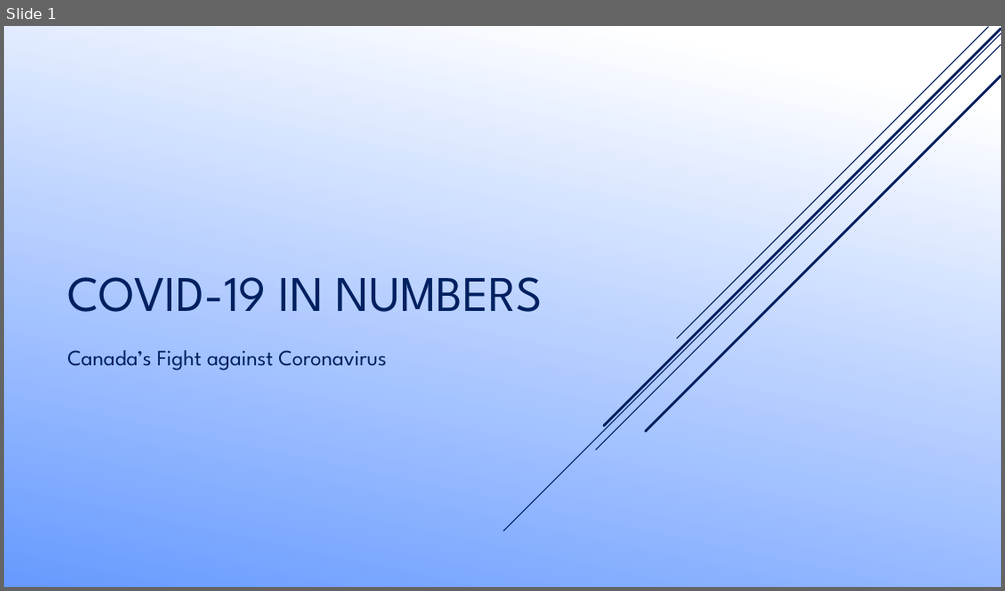
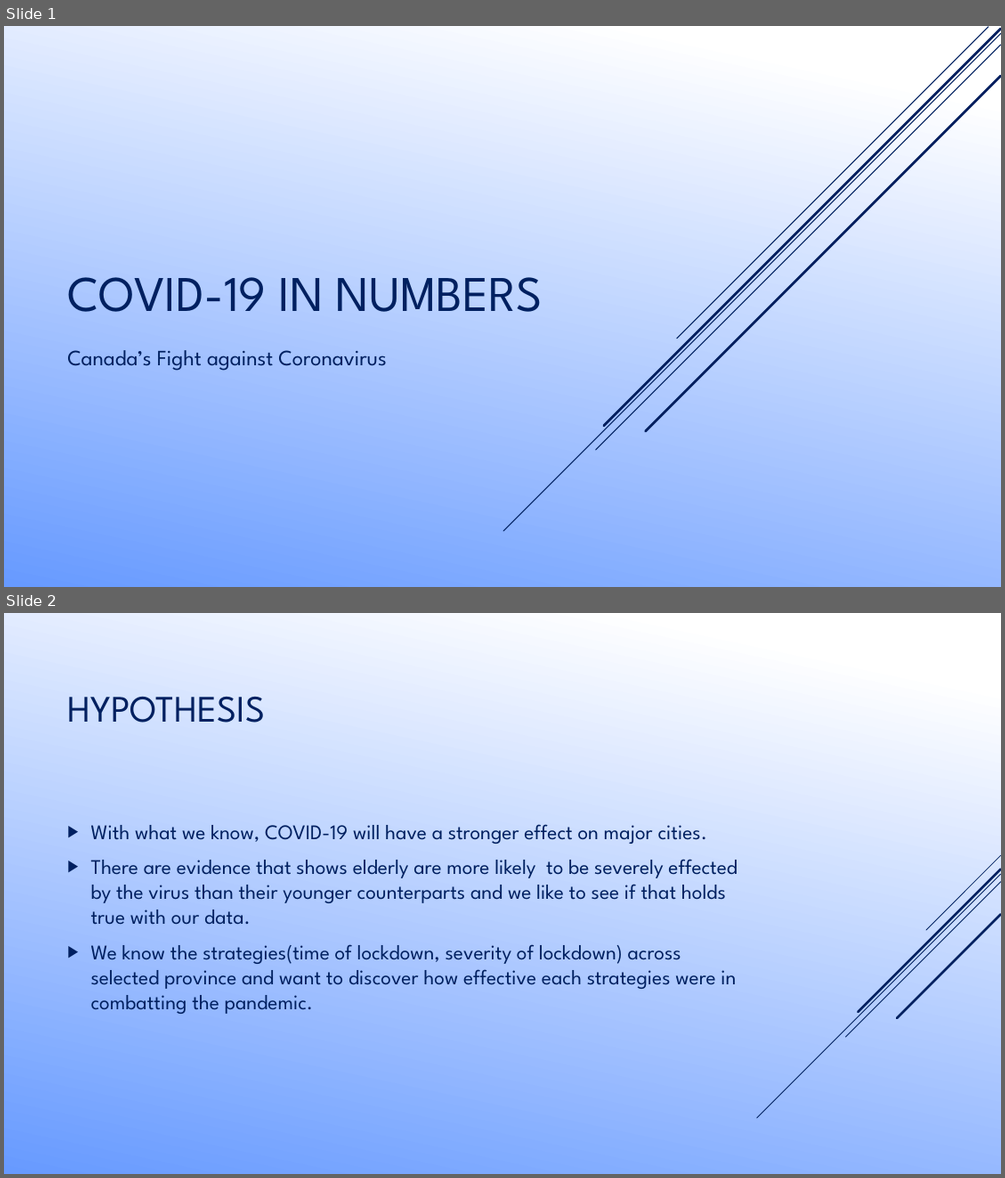
Before and after one commit to ashwinabraham34/Project-2, a slide deck: PPTemplate/PP Design.pptx. Shown one above the other, each under a label of ours: slide 1 before the commit, slides 1 and 2 after it. The pictures are 1005x591 and 1005x1178 pixels, drawn with LibreOffice and Linux fonts; fonts in the diff are those of the drawing. Boxes give left, top, right and bottom in pixels: in the first picture for what was removed or moved away, otherwise in the second. Text is boxed around its words. In the diff, an @@ line names an element or a change of style, - is before the commit and + after.

```diff
--- a/PPTemplate/PP Design.pptx
+++ b/PPTemplate/PP Design.pptx
@@ slide 2 added at (4,613,1001,1174), background gradient #FFFFFF to #689BFF @@
@@ title added at (67,697,265,722), 36 pt, text #002060 @@
+HYPOTHESIS
@@ text added at (91,824,737,1013), 20 pt, text #002060 @@
+▶ With what we know, COVID-19 will have a stronger effect on major cities.
+▶ There are evidence that shows elderly are more likely to be severely effected by the virus than their younger counterparts and we like to see if that holds true with our data.
+▶ We know the strategies(time of lockdown, severity of lockdown) across selected province and want to discover how effective each strategies were in combatting the pandemic.
@@ group added at (757,855,1001,1118): 5 lines @@
```
Also in this commit, not shown: 1 slide changed, 1 other slide added, 1 other file.
